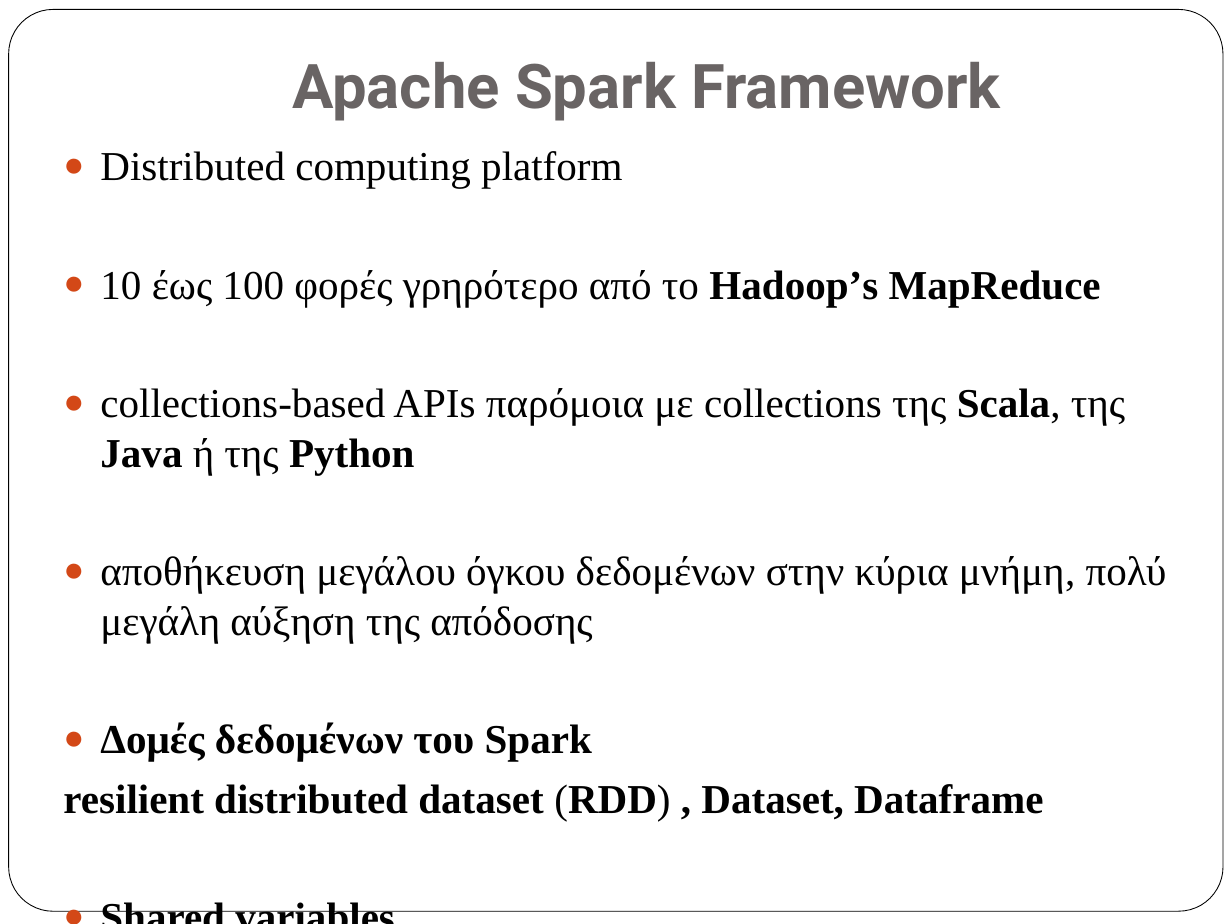
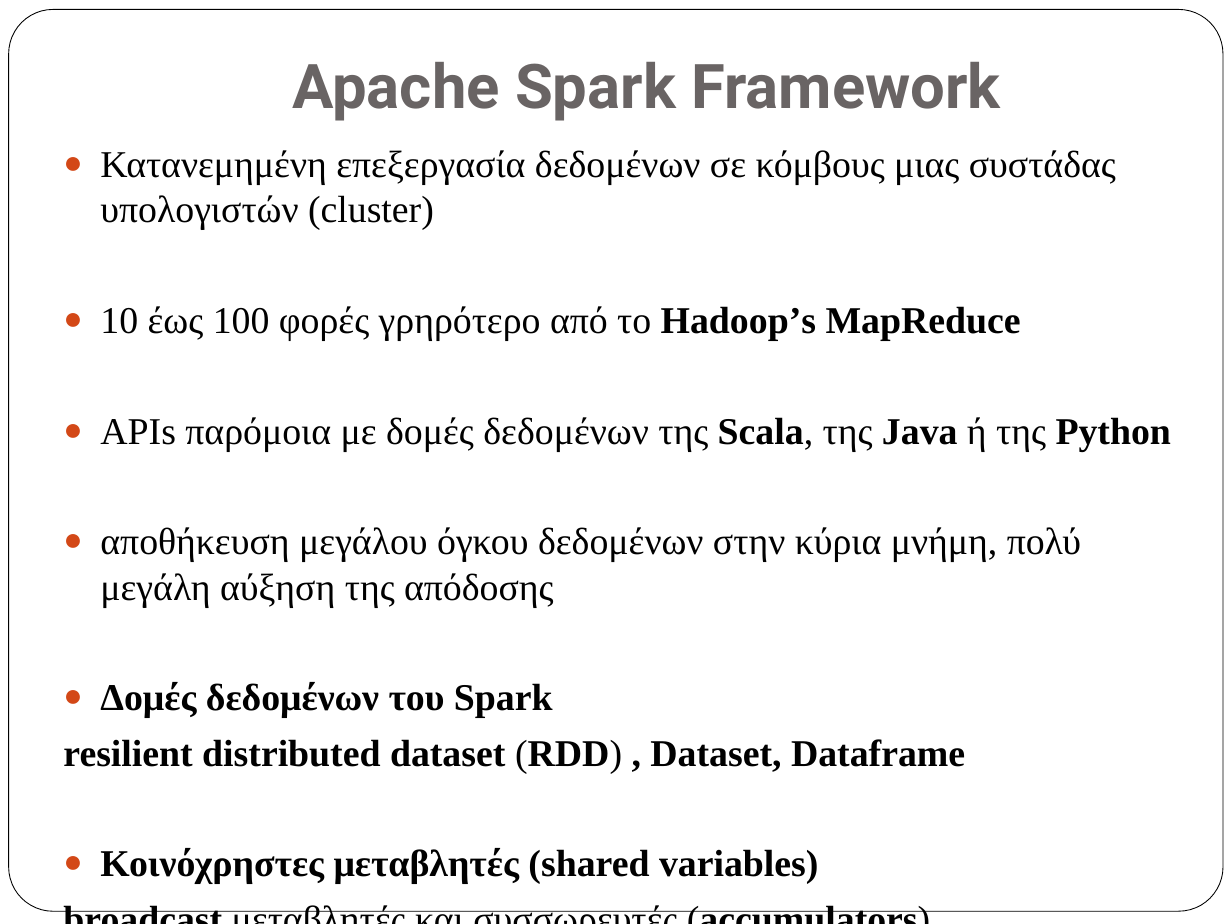
Before and after one commit to vlasisPit/alpha-algorithm-reports, a slide deck: slide 12 of excel/vlasisPitsios_masterThesis.pptx (slide 10 before the commit). Drawn at 1232x924 pixels with LibreOffice and Linux fonts; fonts in the diff are those of the drawing. Boxes give left, top, right and bottom in pixels: in the first picture for what was removed or moved away, otherwise in the second. Text is boxed around its words. In the diff, an @@ line names an element or a change of style, - is before the commit and + after.

```diff
--- a/excel/vlasisPitsios_masterThesis.pptx
+++ b/excel/vlasisPitsios_masterThesis.pptx
@@ text at [100, 150, 1116, 230]: text changed; size 24.1 to 22.1 pt @@
-● Distributed computing platform
+● Κατανεμημένη επεξεργασία δεδομένων σε κόμβους μιας συστάδας υπολογιστών (cluster)
@@ text at [63, 306, 1081, 774]: size 24.1 to 22.1 pt in "10 έως 100 φορές γρηρότερο από το ...", "αποθήκευση μεγάλου όγκου δεδομένων στην κύρια μνήμη, ...", "Δομές δεδομένων του Spark", "resilient distributed dataset (RDD) , Dataset, Dataframe" @@
@@ text at [100, 417, 1171, 451]: text changed; size 24.1 to 22.1 pt @@
-● collections-based APIs παρόμοια με collections της Scala, της Java ή της Python
+● APIs παρόμοια με δομές δεδομένων της Scala, της Java ή της Python
@@ text at [100, 848, 819, 884]: text changed; size 24.1 to 22.1 pt @@
-● Shared variables
-broadcast variables και accumulators
+● Κοινόχρηστες μεταβλητές (shared variables)
+broadcast μεταβλητές και συσσωρευτές (accumulators)
```
Also in this commit, not shown: 17 other slides changed, 3 slides added, 1 other file.
